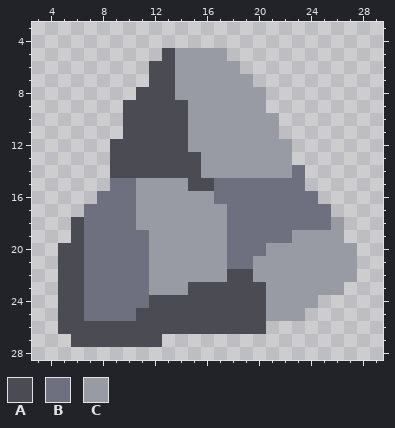
A pixel-art sprite gets an edit: sprites/items/1-ascrap-dust.png. The picture above was drawn from the file before the commit.
The file is 32x32 pixels. Shown: x 3..29, y 3..28.
Palette (. is transparent): A #4b4b53  B #6e707f  C #989ba4
Pixels before, first column x 5:
 5 ........ACCCC..........
 6 .......AACCCCC.........
 7 .......AACCCCCC........
 8 ......AAACCCCCCC.......
 9 .....AAAAACCCCCC.......
10 .....AAAAACCCCCCC......
11 .....AAAAACCCCCCC......
12 ....AAAAAACCCCCCCC.....
13 ....AAAAAAACCCCCCC.....
14 ....AAAAAAACCCCCCCB....
15 ....BBCCCCAABBBBBBB....
16 ...BBBCCCCCCBBBBBBBB...
17 ..BBBBCCCCCCCBBBBBBBB..
18 .ABBBBCCCCCCCBBBBBBBBC.
19 .ABBBBBCCCCCCBBBBBCCCC.
20 AABBBBBCCCCCCBBBCCCCCCC
21 AABBBBBCCCCCCBBCCCCCCCC
22 AABBBBBCCCCCCAACCCCCCCC
23 AABBBBBCCCAAAAAACCCCCC.
24 AABBBBBAAAAAAAAACCCC...
25 AABBBBAAAAAAAAAACCC....
26 AAAAAAAAAAAAAAAA.......
27 .AAAAAAA...............
And afterwards:
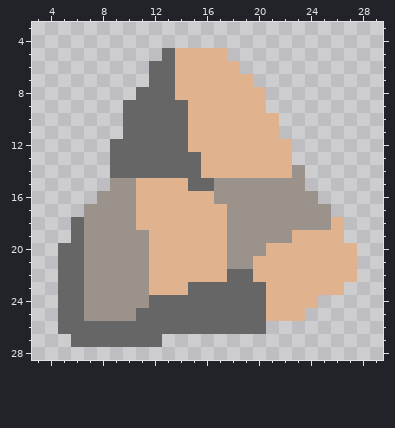
What changed:
colour A: #4b4b53 -> #666666
colour B: #6e707f -> #9b928b
colour C: #989ba4 -> #e0b28d
Pixel boxes of the changes (left, top, right, bottom) in both pictures:
changed: (58, 48, 357, 347)
